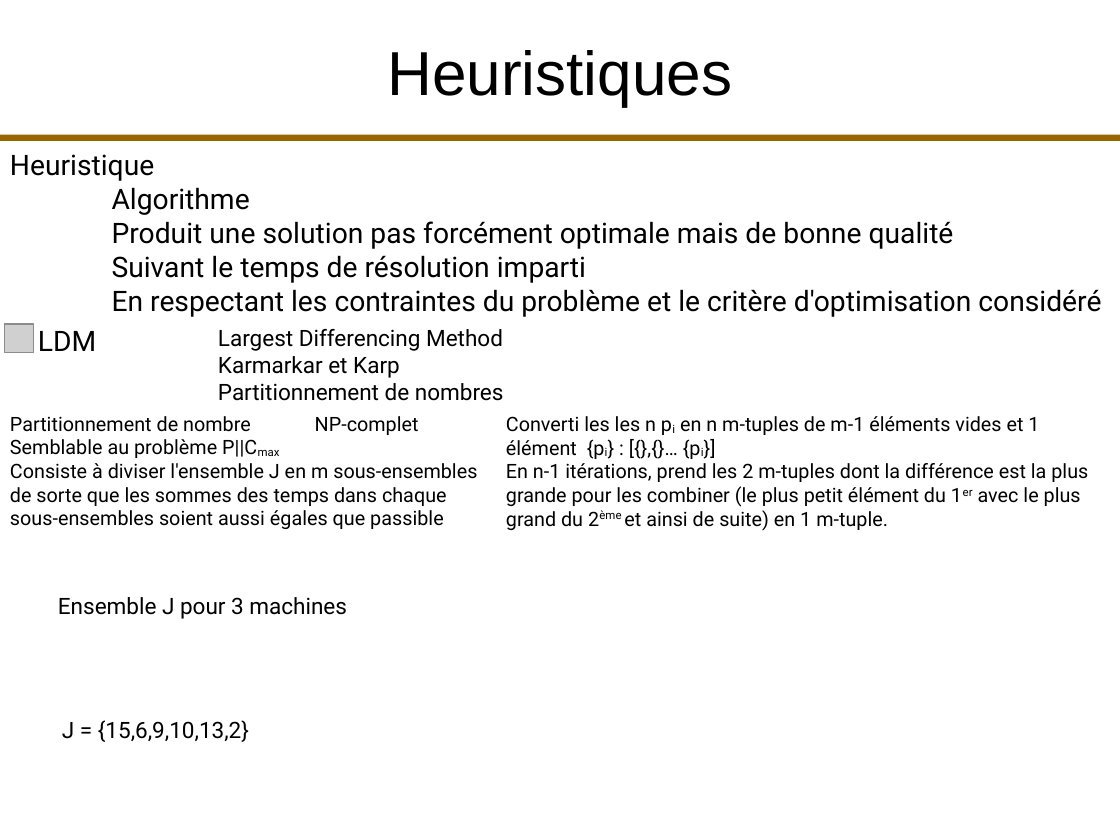
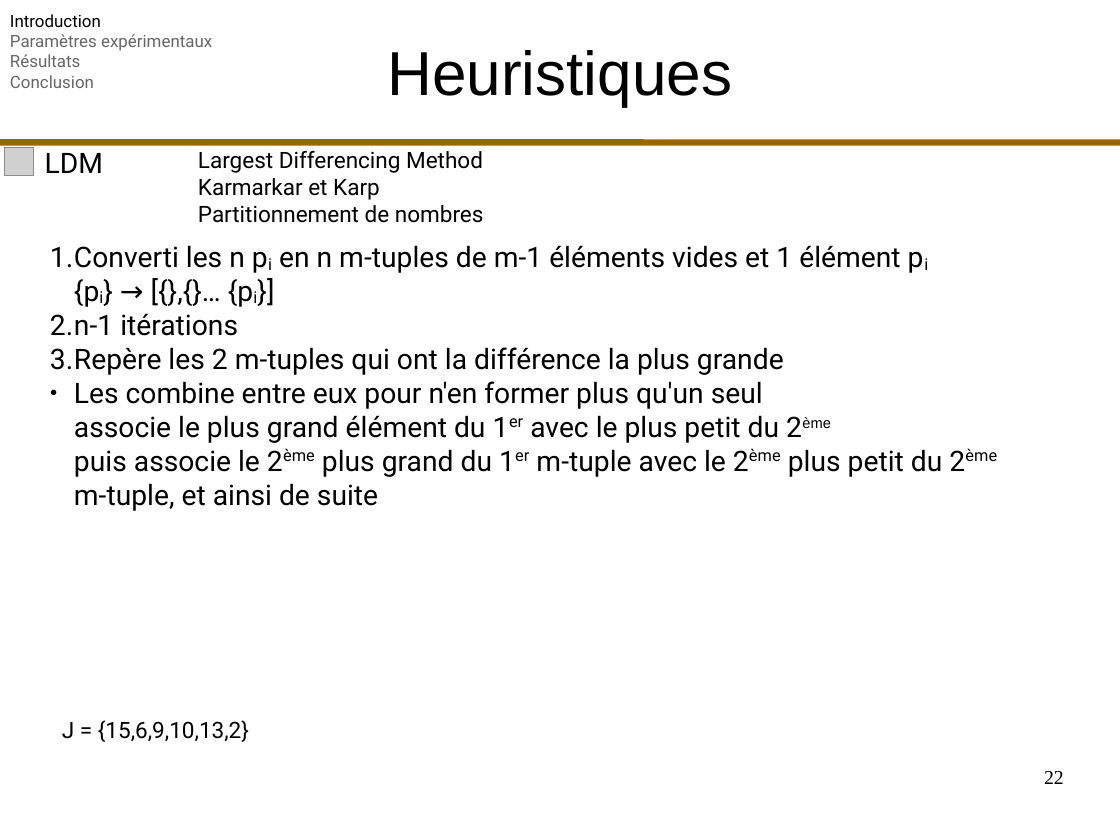
Before and after one commit to fColas68/eprLPT, a slide deck: slide 22 of presentation/presentation.odp (slide 19 before the commit). Drawn at 1120x840 pixels with LibreOffice and Linux fonts; fonts in the diff are those of the drawing; grey boxes stand for pictures. Boxes give left, top, right and bottom in pixels: in the first picture for what was removed or moved away, otherwise in the second. Text is boxed around its words. In the diff, an @@ line names an element or a change of style, - is before the commit and + after.

```diff
--- a/presentation/presentation.odp
+++ b/presentation/presentation.odp
@@ text added at [10,14,212,88], 12 pt, text #666666 @@
+Introduction
+Paramètres expérimentaux
+Résultats
+Conclusion
@@ line moved from (0, 138) - (1120, 138) to (0, 142) - (1120, 142) @@
@@ picture: place and size @@
-picture at [4,324,33,353]
+picture at [4,147,33,176]
@@ text "LDM": place and size @@
-text "LDM" at [38,331,96,351]
+text "LDM" at [45,153,103,173]
@@ text "Largest Differencing Method": place and size @@
-text "Largest Differencing Method" at [218,329,504,401]
+text "Largest Differencing Method" at [198,151,484,223]
@@ text removed at [10,154,1101,317] @@
-Heuristique
-Algorithme
-Produit une solution pas forcément optimale mais de bonne qualité
-Suivant le temps de résolution imparti
-En respectant les contraintes du problème et le critère d'optimisation considéré
@@ text at [50,245,943,511]: text changed; size 14 to 20 pt @@
-Converti les les n pi en n m-tuples de m-1 éléments vides et 1 élément {pi} : [{},{}… {pi}]
-En n-1 itérations, prend les 2 m-tuples dont la différence est la plus grande pour les combiner (le plus petit élément du 1er avec le plus grand du 2ème et ainsi de suite) en 1 m-tuple.
+1. Converti les n pi en n m-tuples de m-1 éléments vides et 1 élément pi
+   {pi} → [{},{}… {pi}]
+2. n-1 itérations
+3. Repère les 2 m-tuples qui ont la différence la plus grande
+● Les combine entre eux pour n'en former plus qu'un seul
+  associe le plus grand élément du 1er avec le plus petit du 2ème
+  puis associe le 2ème plus grand du 1er m-tuple avec le 2ème plus petit du 2ème
+  m-tuple, et ainsi de suite
@@ text removed at [10,416,477,529] @@
-Partitionnement de nombre NP-complet
-Semblable au problème P||Cmax
-Consiste à diviser l'ensemble J en m sous-ensembles de sorte que les sommes des temps dans chaque sous-ensembles soient aussi égales que passible
@@ text removed at [58,597,347,619] @@
-Ensemble J pour 3 machines
@@ page number added at [1044,771,1064,784], 14 pt, text #000000 @@
+22
```
Also in this commit, not shown: 72 other slides changed, 10 slides added, 12 slides removed.
